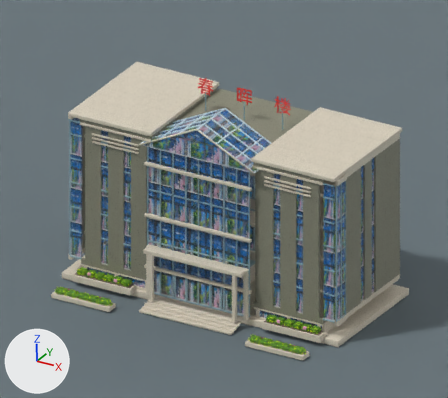
The Blender file assets/buildings/B01_chunhui_有字/B01_chunhui_有字_v2.blend as it was, and as the next commit left it.
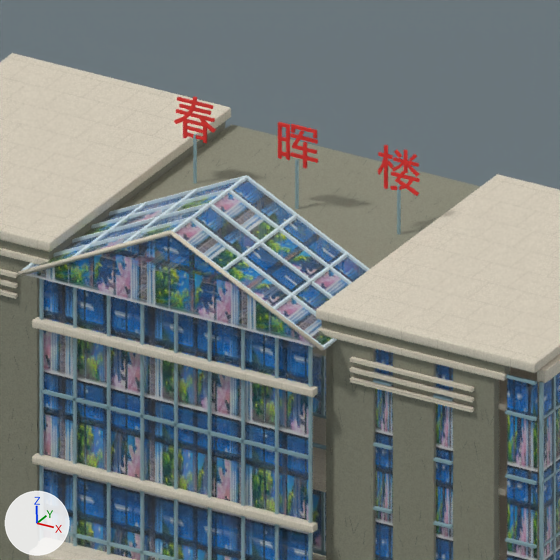
Old and new are each drawn from the file's camera 'Camera_V2' and again close up on the part from 29% to 77% of the width and 10% to 64% of the height. Every picture has the same lights, and +X, +Y and +Z are marked at lower left. The last two pictures show the newer version.

The first close-up shows 'Studio floor', '中部后方平顶', '侧翼外缘玻璃.002', '侧翼屋顶', '侧翼屋顶.001', '入口玻璃坡顶', '大厅幕墙玻璃', '大厅横向梁.002', '楼名支撑杆', '楼名支撑杆.001', '楼名支撑杆.002', '楼名春', '楼名晖', '楼名楼', '深色竖向墙段.002', '深色竖向墙段.006', '深色竖向墙段.007', '深色竖向墙段.008' and 72 more.
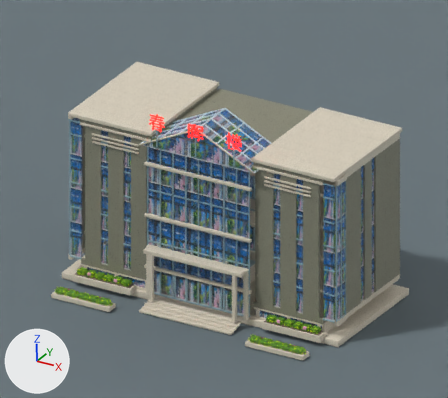
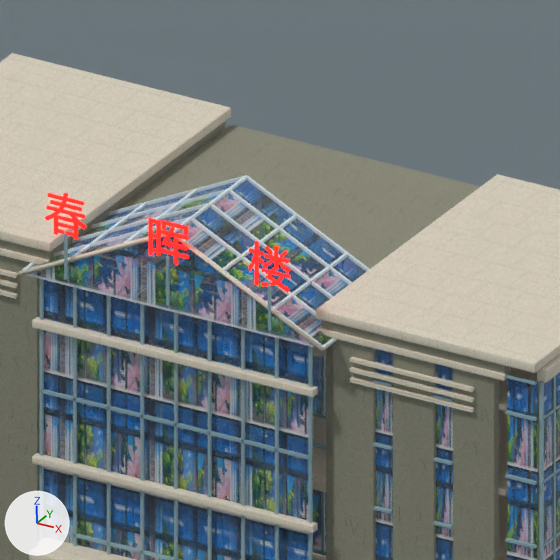
The change, as a list of edits to the scene's bpy script:
```text
Change mat_楼名字体红色:
    add mat_楼名字体红色.emission_color = (1.0, 0.005, 0.002)  # red #ff1007
    add mat_楼名字体红色.emission_strength = 3.0
Change ob_楼名支撑杆:
    ob_楼名支撑杆.location: (-2.5, 1.0, 10.53) -> (-2.5, -4.48, 10.53)
Change ob_楼名支撑杆_001:
    ob_楼名支撑杆_001.location: (0.0, 1.0, 10.53) -> (0.0, -4.48, 10.53)
Change ob_楼名支撑杆_002:
    ob_楼名支撑杆_002.location: (2.5, 1.0, 10.53) -> (2.5, -4.48, 10.53)
Change ob_楼名春:
    ob_楼名春.location: (-2.5, 1.0, 11.1) -> (-2.5, -4.48, 11.1)
Change ob_楼名晖:
    ob_楼名晖.location: (0.0, 1.0, 11.1) -> (0.0, -4.48, 11.1)
Change ob_楼名楼:
    ob_楼名楼.location: (2.5, 1.0, 11.1) -> (2.5, -4.48, 11.1)
```

Location of each change, (x1, y1, x2, y2) in pixels of the close-ups (560 x 560 px):
'楼名晖', recoloured, surface changed, moved: before (278, 122, 318, 168); after (149, 218, 189, 265)
'楼名楼', recoloured, surface changed, moved: before (378, 145, 420, 196); after (248, 241, 291, 293)
'楼名春', recoloured, surface changed, moved: before (174, 97, 217, 143); after (45, 193, 87, 240)
'楼名支撑杆.001', moved: before (295, 159, 299, 209); after (166, 256, 170, 305)
'楼名支撑杆', moved: before (193, 134, 197, 184); after (64, 230, 68, 280)
'楼名支撑杆.002', moved: before (397, 185, 401, 234); after (268, 281, 271, 331)
